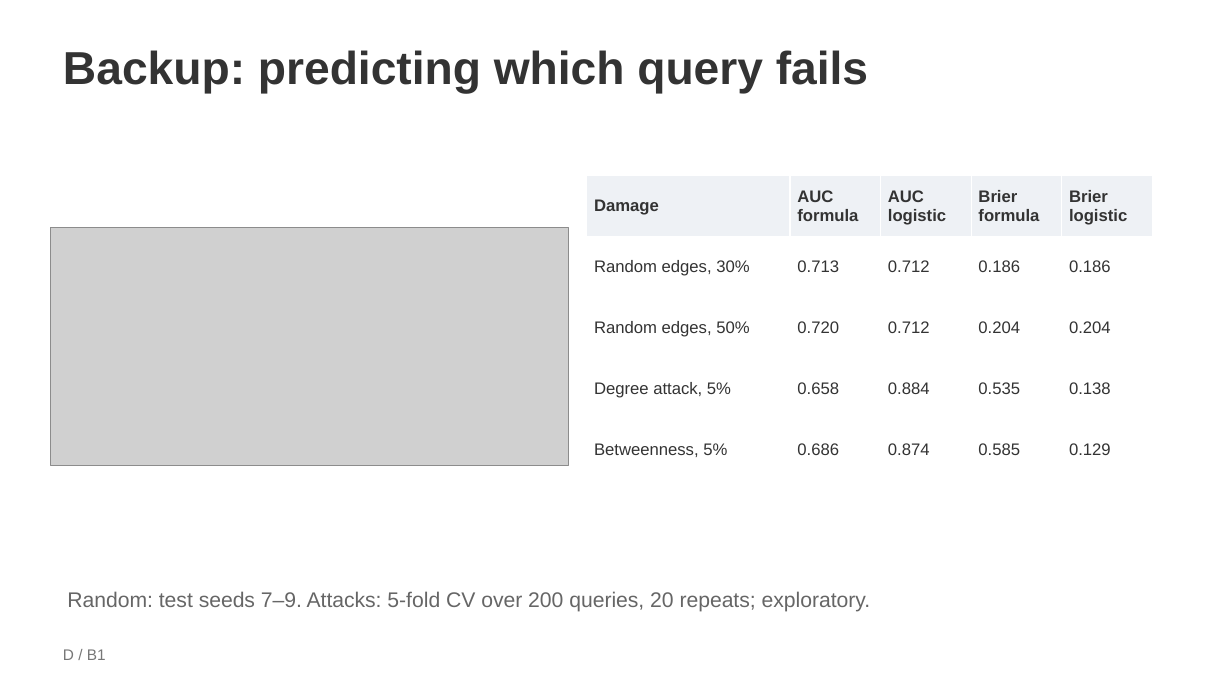
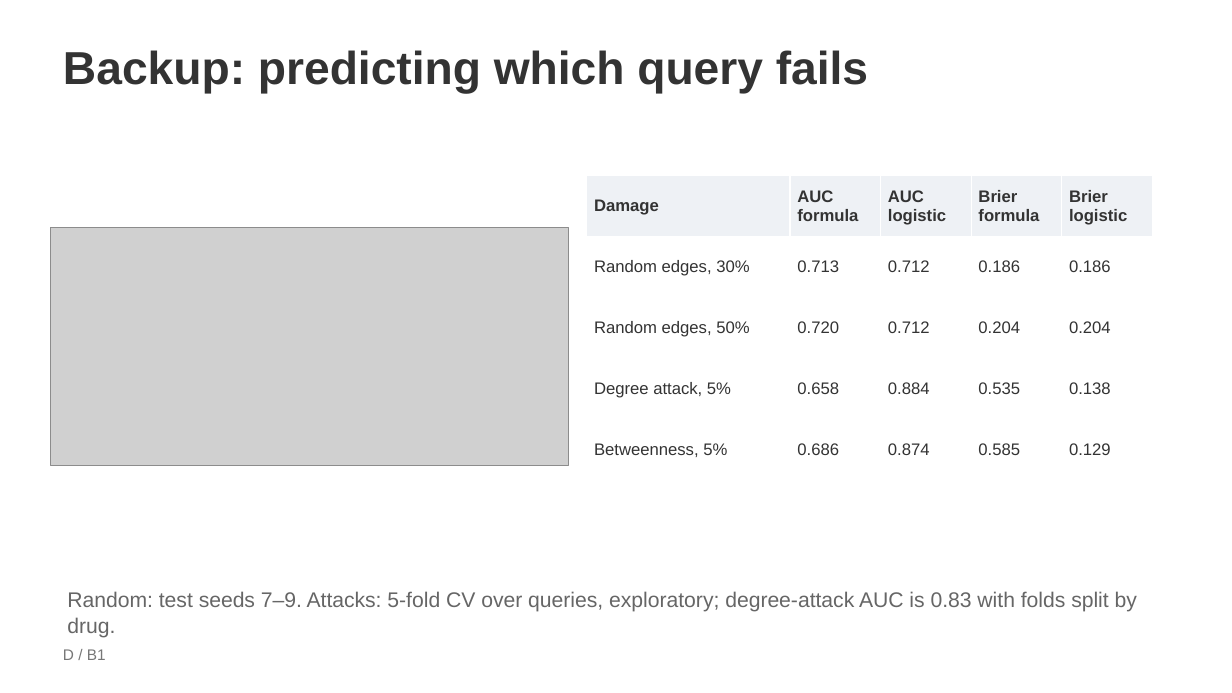
Before and after one commit to zzy0304Raymond/pc5253-g17-primekg, a slide deck: slide 15 of slides/G17_working_draft_with_D.pptx. Drawn at 1232x693 pixels with LibreOffice and Linux fonts; fonts in the diff are those of the drawing; grey boxes stand for pictures. Boxes give left, top, right and bottom in pixels: in the first picture for what was removed or moved away, otherwise in the second. Text is boxed around its words. In the diff, an @@ line names an element or a change of style, - is before the commit and + after.

```diff
--- a/slides/G17_working_draft_with_D.pptx
+++ b/slides/G17_working_draft_with_D.pptx
@@ text at (67,591,1137,638): text changed @@
-Random: test seeds 7–9. Attacks: 5-fold CV over 200 queries, 20 repeats; exploratory.
+Random: test seeds 7–9. Attacks: 5-fold CV over queries, exploratory; degree-attack AUC is 0.83 with folds split by drug.
```
Also in this commit, not shown: 3 other slides changed, 28 other files.
